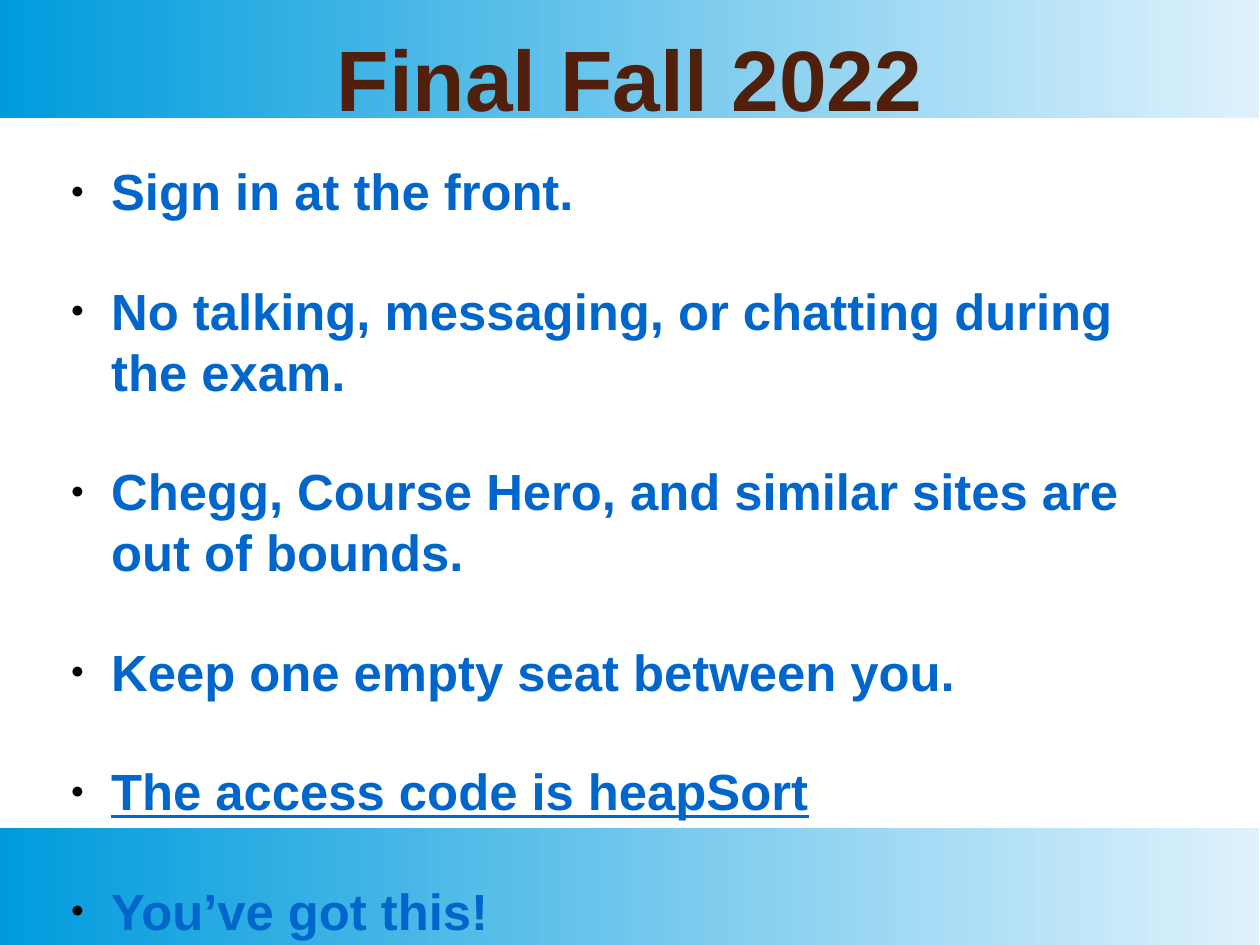
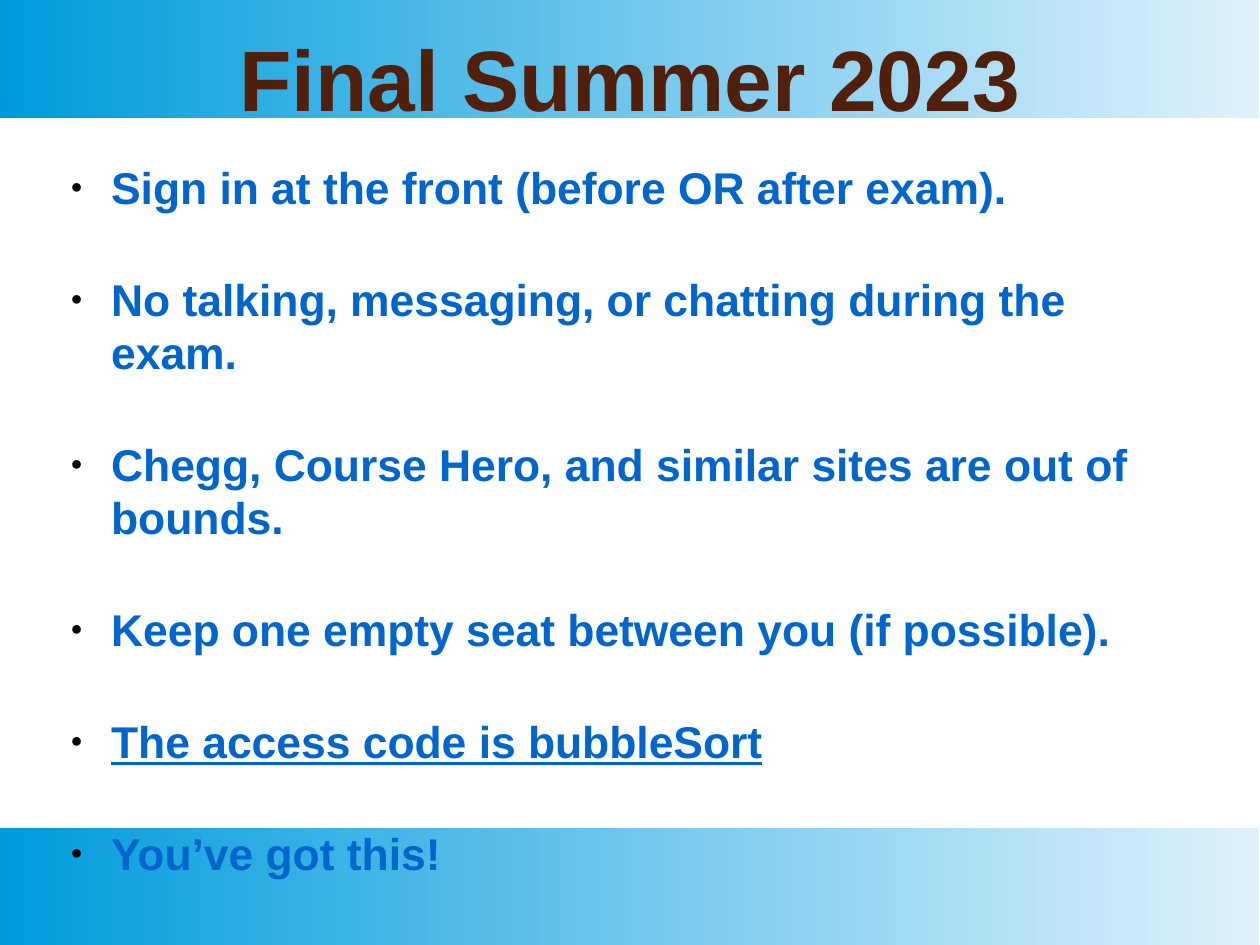
Before and after one commit to gentry-atkinson/CS2308_summer_2023, a slide deck: slide 1 of Lectures/Final In Class Slide.odp. Drawn at 1260x945 pixels with LibreOffice and Linux fonts; fonts in the diff are those of the drawing. Boxes give left, top, right and bottom in pixels: in the first picture for what was removed or moved away, otherwise in the second. Text is boxed around its words. In the diff, an @@ line names an element or a change of style, - is before the commit and + after.

Commit message:
updated the in class slide for final

```diff
--- a/Lectures/Final In Class Slide.odp
+++ b/Lectures/Final In Class Slide.odp
@@ title at (x1=239, y1=49, x2=1020, y2=127): text changed @@
-Final Fall 2022
+Final Summer 2023
@@ text at (x1=111, y1=171, x2=1006, y2=213): text changed; size 32 to 28 pt @@
-● Sign in at the front.
+● Sign in at the front (before OR after exam).
@@ text at (x1=111, y1=283, x2=1127, y2=535): size 32 to 28 pt in "No talking, messaging, or chatting during the ...", "Chegg, Course Hero, and similar sites are ...", "You’ve got this!" @@
@@ text at (x1=111, y1=613, x2=1110, y2=765): text changed; size 32 to 28 pt @@
-● Keep one empty seat between you.
-● The access code is heapSort
+● Keep one empty seat between you (if possible).
+● The access code is bubbleSort
```
Also in this commit, not shown: 1 other file.
